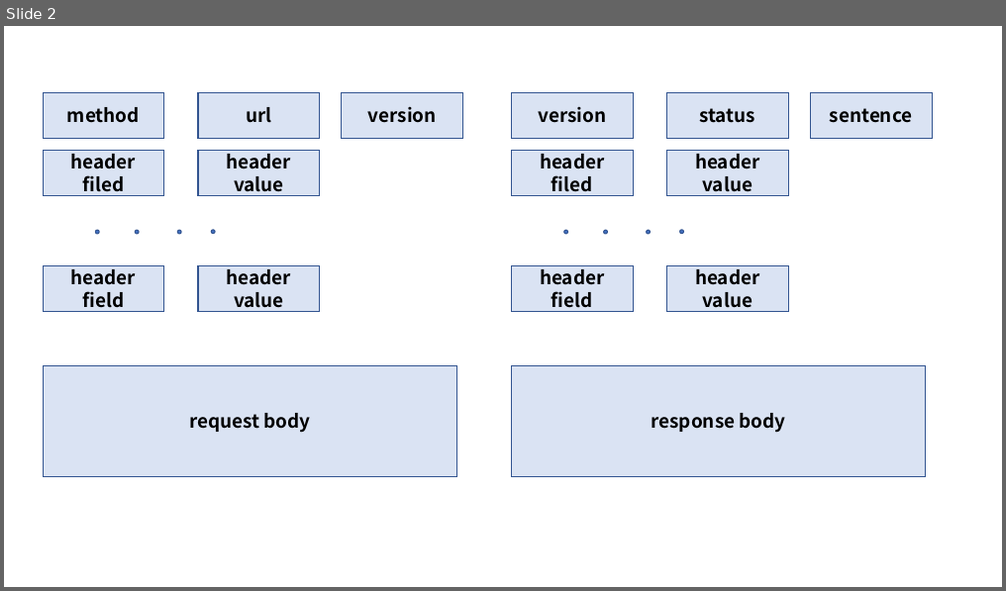
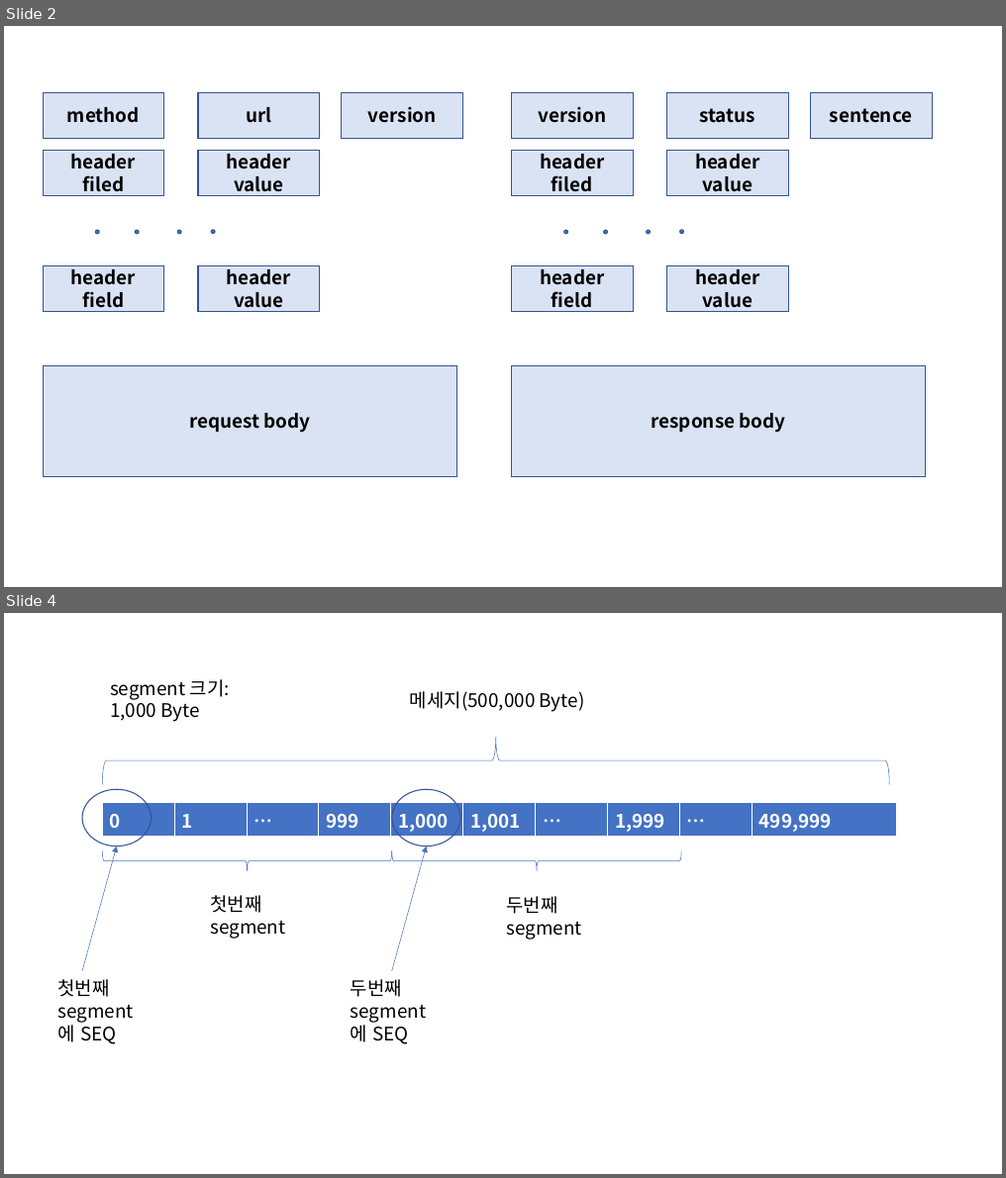
Before and after one commit to huiseung/Progamming-Digest, a slide deck: CS/image/image.pptx. Shown one above the other, each under a label of ours: slide 2 before the commit, slides 2 and 4 after it; the slides between them are not shown. The pictures are 1006x591 and 1006x1178 pixels, drawn with LibreOffice and Linux fonts; fonts in the diff are those of the drawing. Boxes give left, top, right and bottom in pixels: in the first picture for what was removed or moved away, otherwise in the second. Text is boxed around its words. In the diff, an @@ line names an element or a change of style, - is before the commit and + after.

```diff
--- a/CS/image/image.pptx
+++ b/CS/image/image.pptx
@@ slide 4 added at <box>4,613,1002,1174</box>, background #FFFFFF @@
@@ text added at <box>110,679,230,722</box>, 18 pt, text #000000 @@
+segment 크기: 1,000 Byte
@@ text added at <box>410,691,585,712</box>, 18 pt, text #000000 @@
+메세지(500,000 Byte)
@@ left brace added at <box>102,737,890,784</box>, outline #4472C4 0.5 pt @@
@@ ellipse added at <box>82,789,152,847</box>, outline #325491 1 pt @@
@@ ellipse added at <box>392,789,460,847</box>, outline #325491 1 pt @@
@@ table added at <box>102,802,893,836</box>, 1 rows, 10 columns @@
+0 | 1 | … | 999 | 1,000 | 1,001 | … | 1,999 | … | 499,999
@@ arrow added from (82, 971) to (117, 847), #4472C4 0.5 pt @@
@@ arrow added from (392, 971) to (426, 847), #4472C4 0.5 pt @@
@@ right brace added at <box>102,851,392,871</box>, outline #4472C4 0.5 pt @@
@@ right brace added at <box>392,851,681,871</box>, outline #4472C4 0.5 pt @@
@@ text added at <box>210,895,285,939</box>, 18 pt, text #000000 @@
+첫번째 segment
@@ text added at <box>507,896,582,940</box>, 18 pt, text #000000 @@
+두번째 segment
@@ text added at <box>58,979,116,1045</box>, 18 pt, text #000000 @@
+첫번째
+segment에 SEQ
@@ text added at <box>350,979,409,1045</box>, 18 pt, text #000000 @@
+두번째
+segment에 SEQ
```
Also in this commit, not shown: 1 other slide added, 3 other files.
